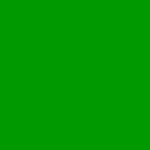
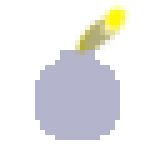
Layers edited between the first and the second 150x150 image:
added layer "bomb" above "solid" over [35, 5, 135, 140]
hid "floor" over [0, 0, 150, 150]
